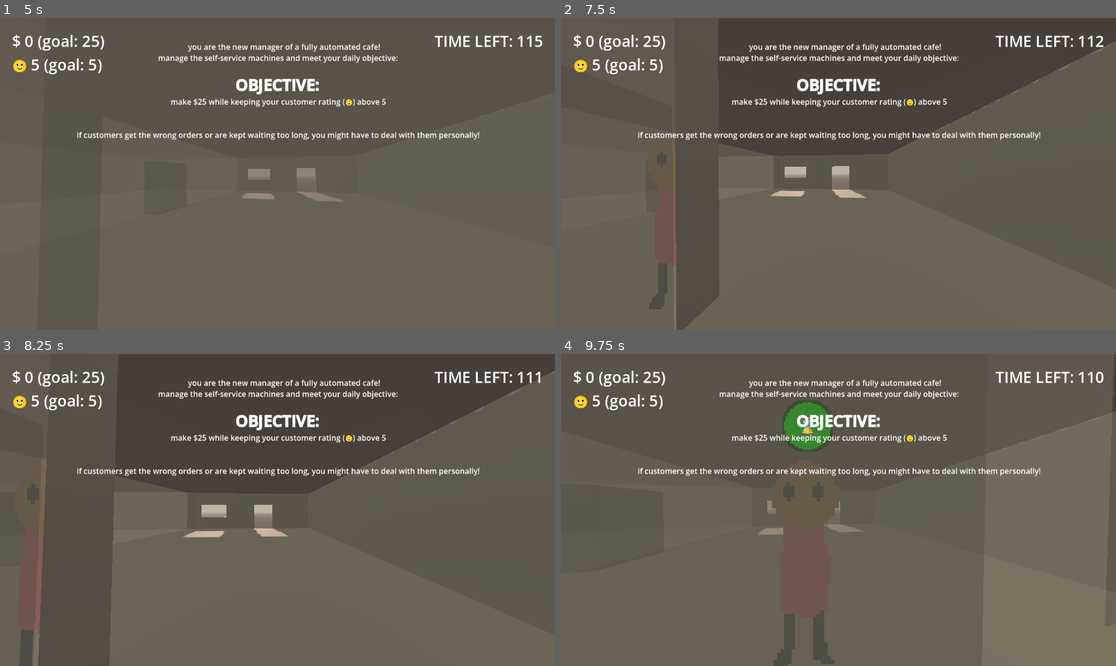
Above: before the commit, frames 1-4 (two rows, left to right).
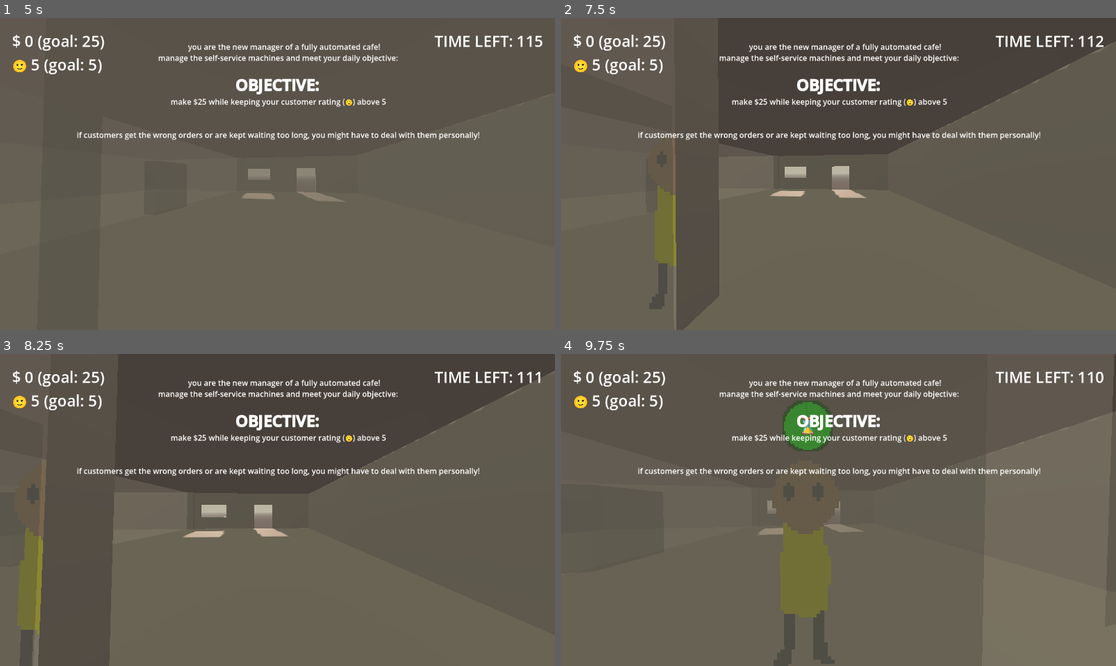
Above: after the commit, the same moments.

Repository: Sunday-Studio-Team/cafe
Game: Godot game, scene res://main.tscn
The game is run twice, just before and just after one commit, with the same random seed, the same clock (stepped at 60 frames per second) and the same inputs.
Inputs (mouse positions are in pixels of both pictures, inside the frame that each line leads up to):
- Up to frame 1 (5 s): tap Enter at 0.5, 3.5 s; move the mouse to (305, 174) at 0.52 s; hold E (interact) 0.53-1.28 s; hold W (move_forward) from 0.53 s (still down); move the mouse to (249, 174) at 1.27 s; tap I at 1.35, 2.85, 4.35 s; move the mouse to (288, 167) at 2.02 s; hold E (interact) 2.03-2.78 s; tap Space at 2.75 s; move the mouse to (271, 180) at 2.77 s; move the mouse to (316, 177) at 3.52 s; hold E (interact) 3.53-4.28 s; move the mouse to (233, 170) at 4.27 s
- Up to frame 2 (7.5 s): tap Space at 5 s; move the mouse to (844, 174) at 5.02 s; hold E (interact) 5.03-5.78 s; tap Enter at 5.75 s; move the mouse to (816, 167) at 5.77 s; release W (move_forward) at 5.78 s; hold D (move_right) 5.78-6.53 s; tap I at 5.85, 7.35 s; move the mouse to (866, 174) at 6.52 s; hold E (interact) 6.53-7.28 s; hold W (move_forward) from 6.53 s (still down); move the mouse to (810, 174) at 7.27 s
- Up to frame 3 (8.25 s): keep holding W (move_forward); tap Space at 8 s; move the mouse to (288, 503) at 8.02 s; hold E (interact) from 8.03 s (still down)
- Up to frame 4 (9.75 s): move the mouse to (832, 516) at 8.77 s; release W (move_forward) at 8.78 s; release E (interact) at 8.78 s; hold A (move_left) 8.78-9.53 s; tap I at 8.85 s; move the mouse to (877, 513) at 9.52 s; hold W (move_forward) from 9.53 s (still down); hold E (interact) from 9.53 s (still down)

Frame 1 is identical in both runs. In frame 2, 0.8% of the frame differs, in the area x 16-21%, y 53-80%; in frame 3, 1.2%; in frame 4, 2.3%, in the area x 39-49%, y 54-85%.

Commit message:
add more sprites, give each customer random sprite

Diff:
--- a/godot/customer.gd
+++ b/godot/customer.gd
@@ -9,6 +9,7 @@
 @export var timer: Timer
 @export var time_bonus_label: Label3D
 @export var make_drink_button: Interactable
+@export_dir var sprites_folder: String
 
 var orders_made: int = 0
 var bonus_points_for_time: int
@@ -16,6 +17,7 @@
 
 
 func _ready() -> void:
+	apply_random_sprite()
 	make_drink_button.enabled = false
 	make_drink_button.interacted.connect(func(): drink_made_at_window.emit())
 	timer.timeout.connect(_on_timer_timeout)
@@ -50,6 +52,16 @@
 	global_transform = Global.customer_leaving_spot.global_transform
 	await get_tree().create_timer(randf_range(1, 2), false).timeout
 	queue_free()
+
+
+func apply_random_sprite() -> void:
+	var sprites: Array[Resource]
+
+	for file_name: String in ResourceLoader.list_directory(sprites_folder):
+		if file_name.ends_with(".png"):
+			sprites.append(ResourceLoader.load(sprites_folder.path_join(file_name)) as Resource)
+
+	body.texture = sprites.pick_random()
 
 
 func _on_timer_timeout() -> void:
--- a/godot/customer.tscn
+++ b/godot/customer.tscn
@@ -1,7 +1,7 @@
 [gd_scene format=3 uid="uid://dp7t0dh80ct1r"]
 
 [ext_resource type="Script" uid="uid://cvo47hwaumo88" path="res://customer.gd" id="1_7tiyv"]
-[ext_resource type="Texture2D" uid="uid://jr4jbp7ebhok" path="res://customer.png" id="2_r8ta2"]
+[ext_resource type="Texture2D" uid="uid://jr4jbp7ebhok" path="res://sprites/customers/customer.png" id="2_r8ta2"]
 [ext_resource type="Texture2D" uid="uid://c8wchhdcqcgxp" path="res://progress_bar/under.png" id="3_gn8fi"]
 [ext_resource type="Texture2D" uid="uid://de1p7ebvbes8h" path="res://progress_bar/over.png" id="4_eas7q"]
 [ext_resource type="Texture2D" uid="uid://6n4q56tell6g" path="res://progress_bar/progress.png" id="5_0rcyg"]
@@ -20,6 +20,7 @@
 timer = NodePath("Timer")
 time_bonus_label = NodePath("TimeBonusLabel")
 make_drink_button = NodePath("MakeDrinkButton")
+sprites_folder = "res://sprites/customers"
 
 [node name="Sprite3D" type="Sprite3D" parent="." unique_id=1992884224]
 transform = Transform3D(3, 0, 0, 0, 3, 0, 0, 0, 3, 0, 0.85, 0)
Renamed: godot/customer.png -> godot/sprites/customers/customer.png
Not shown, added: godot/sprites/customers/customer.png.import
Binary file added: godot/sprites/customers/customer_2.png
Not shown, added: godot/sprites/customers/customer_2.png.import
Binary file added: godot/sprites/customers/customer_3.png
Not shown, added: godot/sprites/customers/customer_3.png.import
Binary file added: godot/sprites/customers/customer_4.png
Not shown, changed: godot/sprites/customers/customer_4.png.import
Binary file added: godot/sprites/customers/customer_5.png
Not shown, added: godot/sprites/customers/customer_5.png.import
Binary file added: godot/sprites/customers/customer_6.png
Not shown, added: godot/sprites/customers/customer_6.png.import
